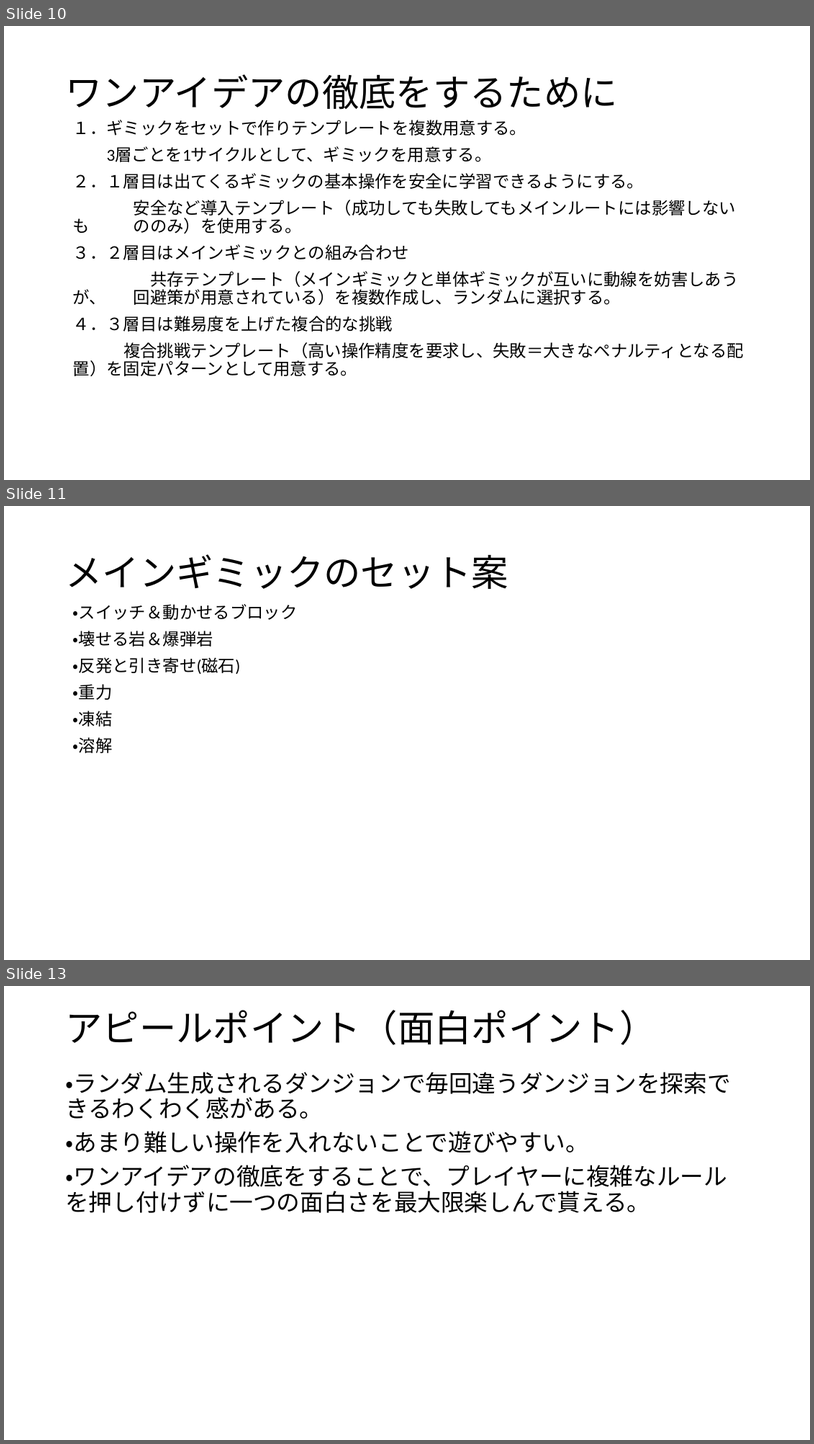
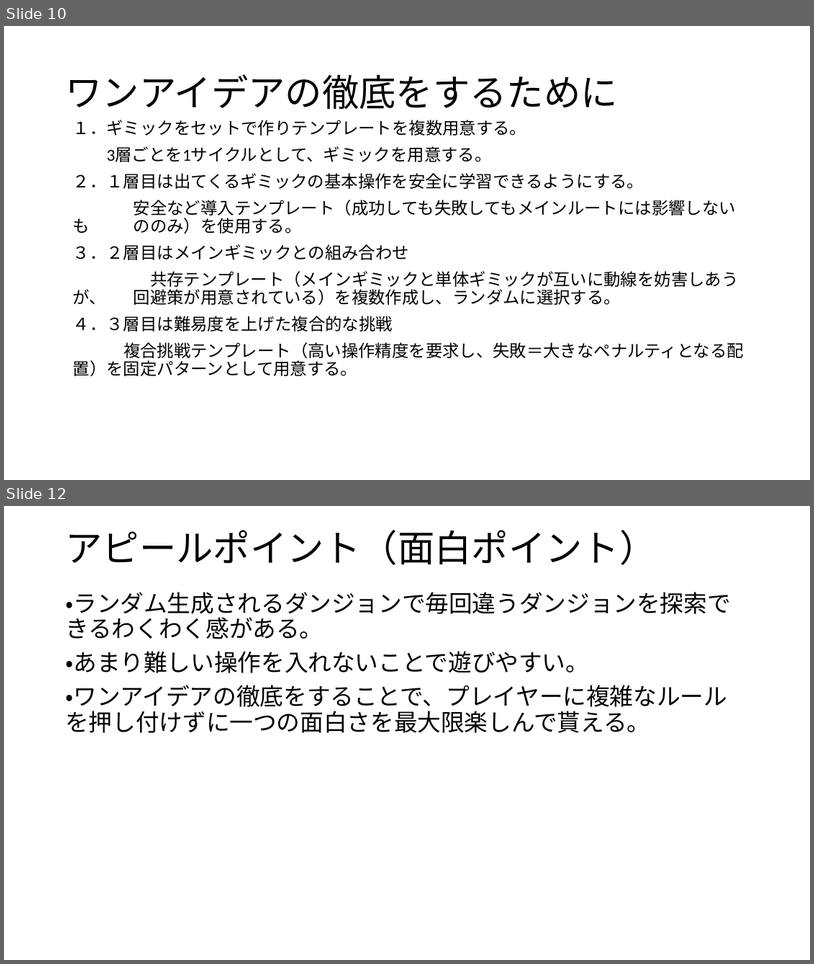
Before and after one commit to 2023Game/07Nakamoto, a slide deck: 3年後期/企画/ゲーム企画書4_提出 .pptx. Shown one above the other, each under a label of ours: slides 10, 11 and 13 before the commit, slides 10 and 12 after it; the slides between them are not shown. The pictures are 814x1444 and 814x964 pixels, drawn with LibreOffice and Linux fonts; fonts in the diff are those of the drawing. Boxes give left, top, right and bottom in pixels: in the first picture for what was removed or moved away, otherwise in the second. Text is boxed around its words. In the diff, an @@ line names an element or a change of style, - is before the commit and + after.

```diff
--- a/3年後期/企画/ゲーム企画書4_提出 .pptx
+++ b/3年後期/企画/ゲーム企画書4_提出 .pptx
@@ slide 11 removed at [4,506,810,960], background #FFFFFF @@
@@ title removed at [65,554,509,589] @@
-メインギミックのセット案
@@ text removed at [73,604,298,753] @@
-・スイッチ＆動かせるブロック
-・壊せる岩＆爆弾岩
-・反発と引き寄せ(磁石)
-・重力
-・凍結
-・溶解
@@ what was slide 13 is now slide 12 @@
```
Also in this commit, not shown: 1 slide changed.
